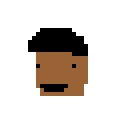
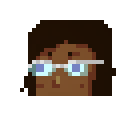
Before/after of a (128, 128) layered artwork. What changed in the layer stack:
added layer "Layer 4" above "Layer 3" over [20, 20, 116, 96]
